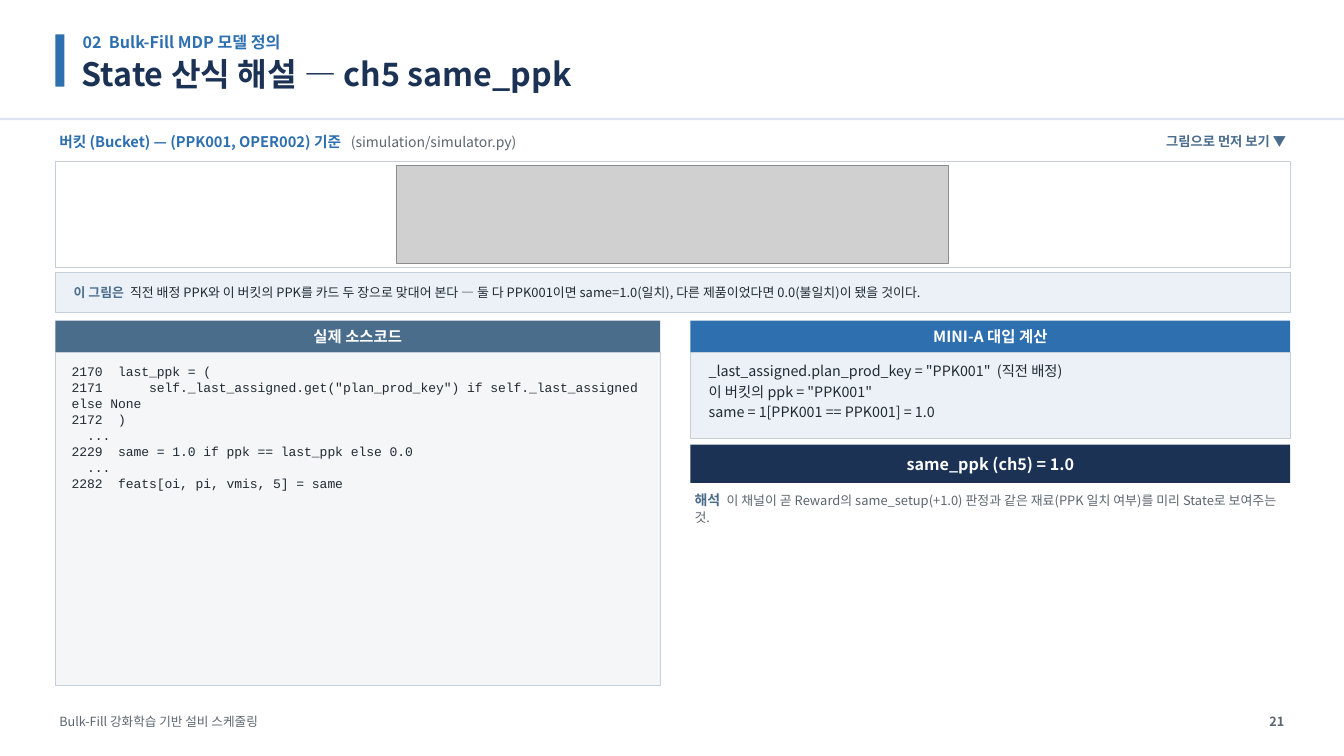
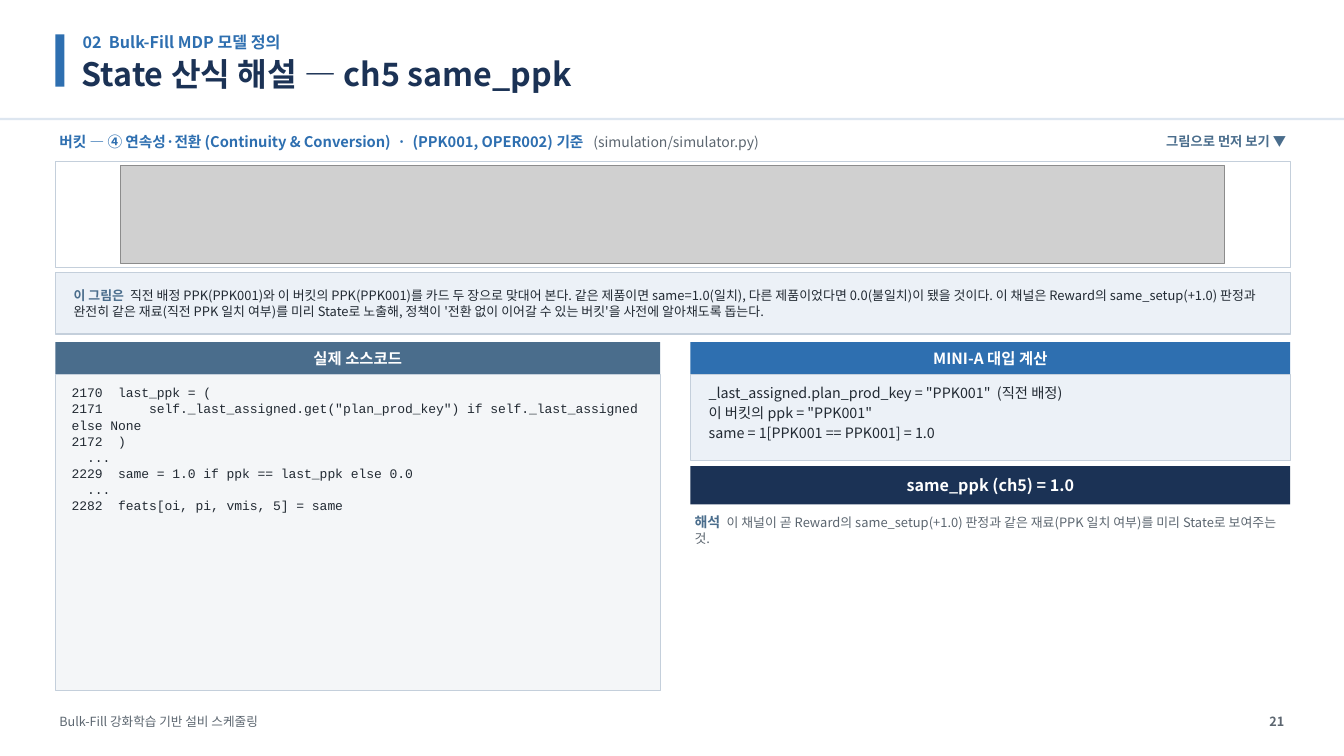
Before and after one commit to relighting123/pjt_scheduling, a slide deck: slide 21 of docs/BulkFill_스케줄링_발표자료.pptx. Drawn at 1344x756 pixels with LibreOffice and Linux fonts; fonts in the diff are those of the drawing; grey boxes stand for pictures. Boxes give left, top, right and bottom in pixels: in the first picture for what was removed or moved away, otherwise in the second. Text is boxed around its words. In the diff, an @@ line names an element or a change of style, - is before the commit and + after.

```diff
--- a/docs/BulkFill_스케줄링_발표자료.pptx
+++ b/docs/BulkFill_스케줄링_발표자료.pptx
@@ text at <box>59,134,758,151</box>: text changed @@
-버킷 (Bucket) — (PPK001, OPER002) 기준 (simulation/simulator.py)
+버킷 — ④ 연속성·전환 (Continuity & Conversion) · (PPK001, OPER002) 기준 (simulation/simulator.py)
@@ picture: place and size @@
-picture at <box>397,165,950,263</box>
+picture at <box>121,165,1226,263</box>
@@ rectangle: place and size @@
-rectangle at <box>55,272,1291,313</box>
+rectangle at <box>55,272,1291,334</box>
@@ text at <box>74,289,1256,319</box>: text changed @@
-이 그림은 직전 배정 PPK와 이 버킷의 PPK를 카드 두 장으로 맞대어 본다 — 둘 다 PPK001이면 same=1.0(일치), 다른 제품이었다면 0.0(불일치)이 됐을 것이다.
+이 그림은 직전 배정 PPK(PPK001)와 이 버킷의 PPK(PPK001)를 카드 두 장으로 맞대어 본다. 같은 제품이면 same=1.0(일치), 다른 제품이었다면 0.0(불일치)이 됐을 것이다. 이 채널은 Reward의 same_setup(+1.0) 판정과 완전히 같은 재료(직전 PPK 일치 여부)를 미리 State로 노출해, 정책이 '전환 없이 이어갈 수 있는 버킷'을 사전에 알아채도록 돕는다.
@@ rectangle: place and size @@
-rectangle at <box>55,353,660,686</box>
+rectangle at <box>55,374,660,691</box>
@@ text "2170 last_ppk = (": place and size @@
-text "2170 last_ppk = (" at <box>72,366,637,491</box>
+text "2170 last_ppk = (" at <box>72,388,637,513</box>
@@ 4 texts, 4 rectangles: place and size @@
-4 texts, 4 rectangles at <box>55,321,1291,483</box>
+4 texts, 4 rectangles at <box>55,342,1291,504</box>
@@ text "해석 이 채널이 곧 Reward의 ...": place and size @@
-text "해석 이 채널이 곧 Reward의 ..." at <box>695,493,1277,523</box>
+text "해석 이 채널이 곧 Reward의 ..." at <box>695,515,1277,544</box>
```
Also in this commit, not shown: 17 other slides changed, 19 other files.
